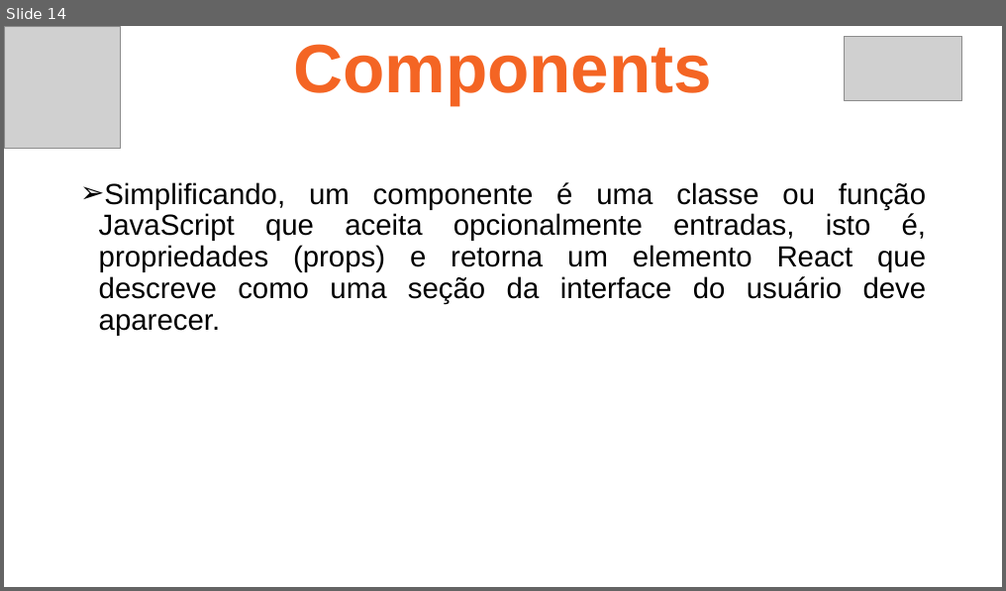
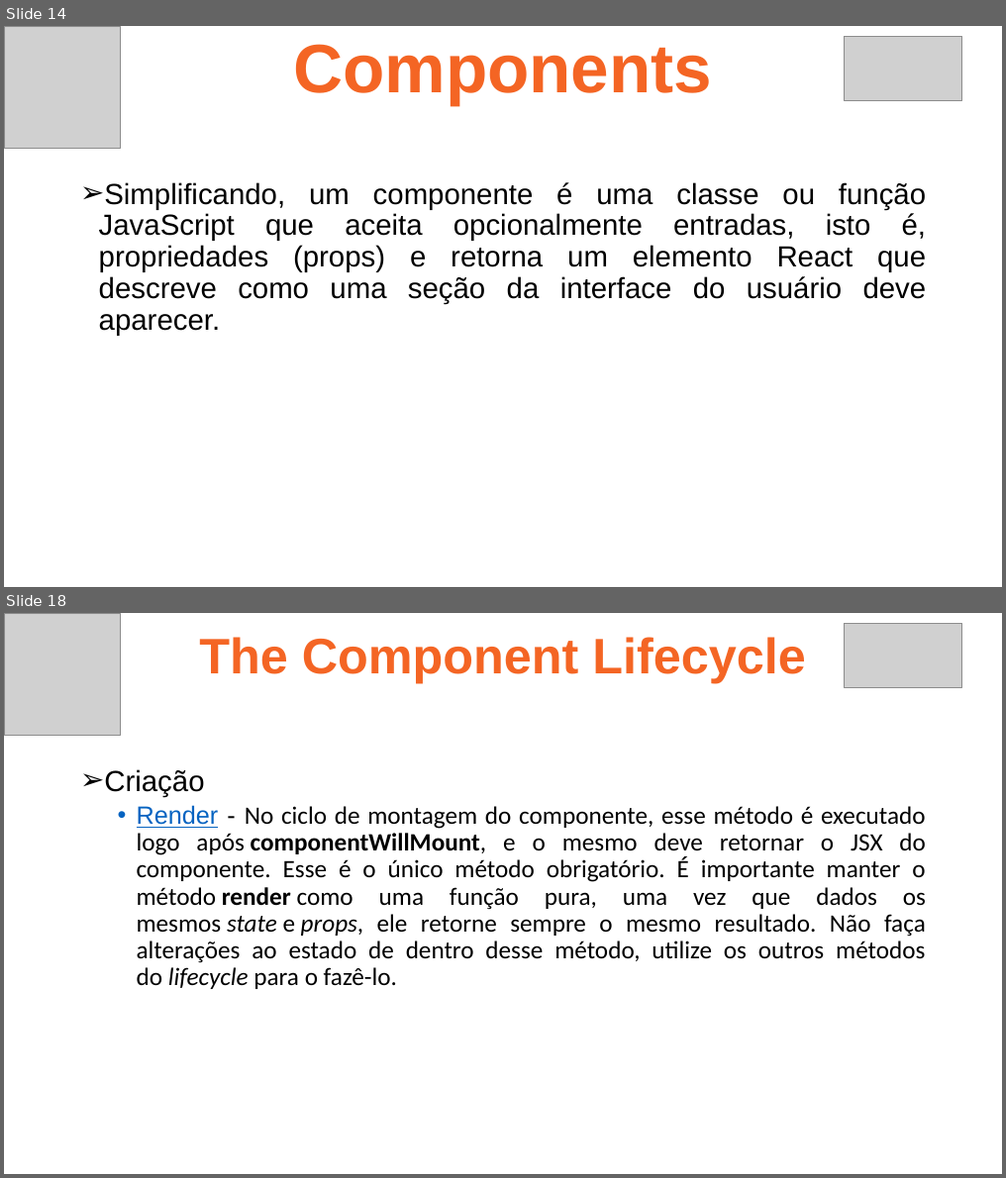
Before and after one commit to ruan4f/Treinamento_Node_React, a slide deck: material/ReactAula1.pptx. Shown one above the other, each under a label of ours: slide 14 before the commit, slides 14 and 18 after it; the slides between them are not shown. The pictures are 1006x591 and 1006x1178 pixels, drawn with LibreOffice and Linux fonts; fonts in the diff are those of the drawing; grey boxes stand for pictures. Boxes give left, top, right and bottom in pixels: in the first picture for what was removed or moved away, otherwise in the second. Text is boxed around its words. In the diff, an @@ line names an element or a change of style, - is before the commit and + after.

```diff
--- a/material/ReactAula1.pptx
+++ b/material/ReactAula1.pptx
@@ slide 18 added at [4, 613, 1002, 1174], background #FFFFFF @@
@@ picture added at [4, 613, 120, 736] @@
@@ text added at [199, 637, 806, 683], 48 pt, text #F46524, bold @@
+The Component Lifecycle
@@ picture added at [844, 623, 962, 687] @@
@@ text added at [104, 769, 926, 989], 24 pt, text #000000 @@
+➢ Criação
+  • Render - No ciclo de montagem do componente, esse método é executado logo após componentWillMount, e o mesmo deve retornar o JSX do componente. Esse é o único método obrigatório. É importante manter o método render como uma função pura, uma vez que dados os mesmos state e props, ele retorne sempre o mesmo resultado. Não faça alterações ao estado de dentro desse método, utilize os outros métodos do lifecycle para o fazê-lo.
```
Also in this commit, not shown: 3 slides changed, 4 other slides added, 14 other files.
